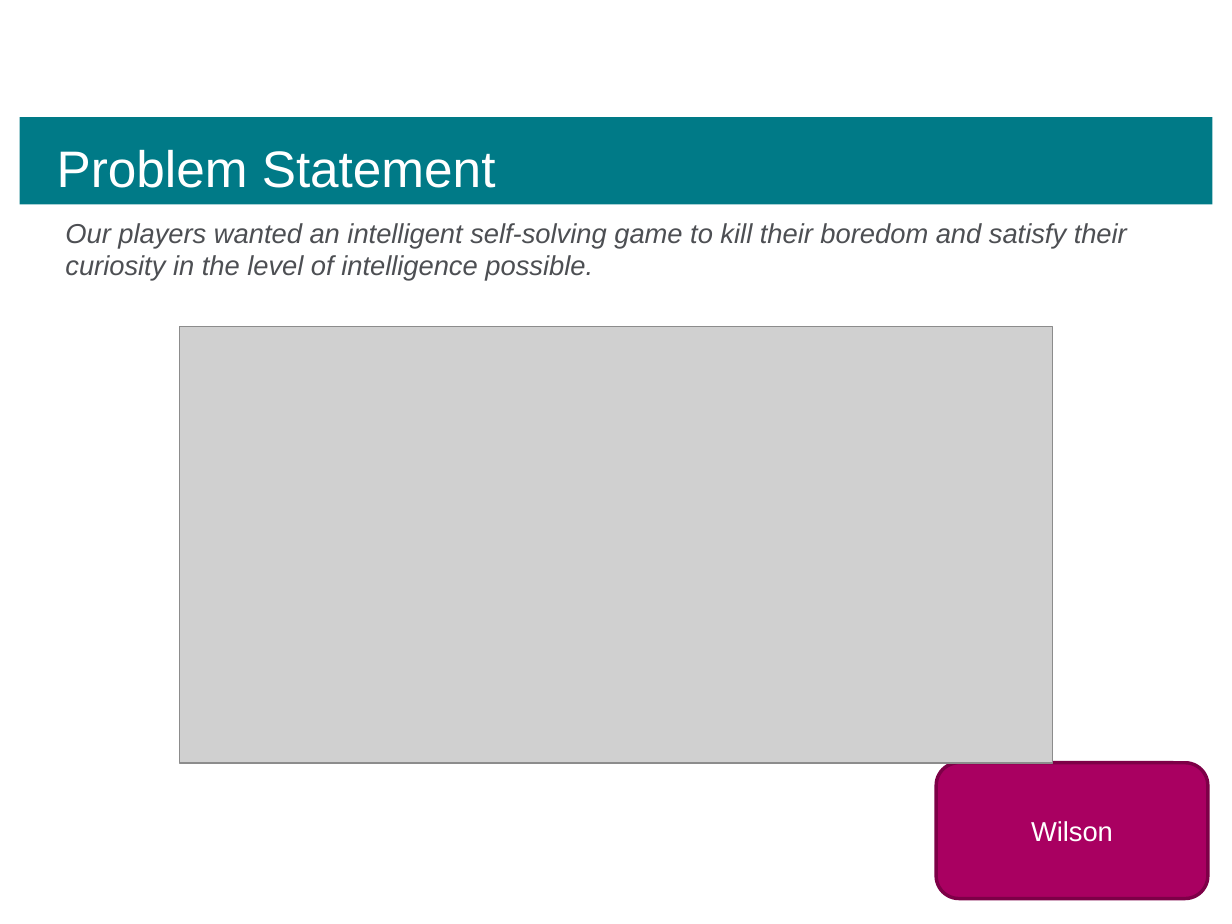
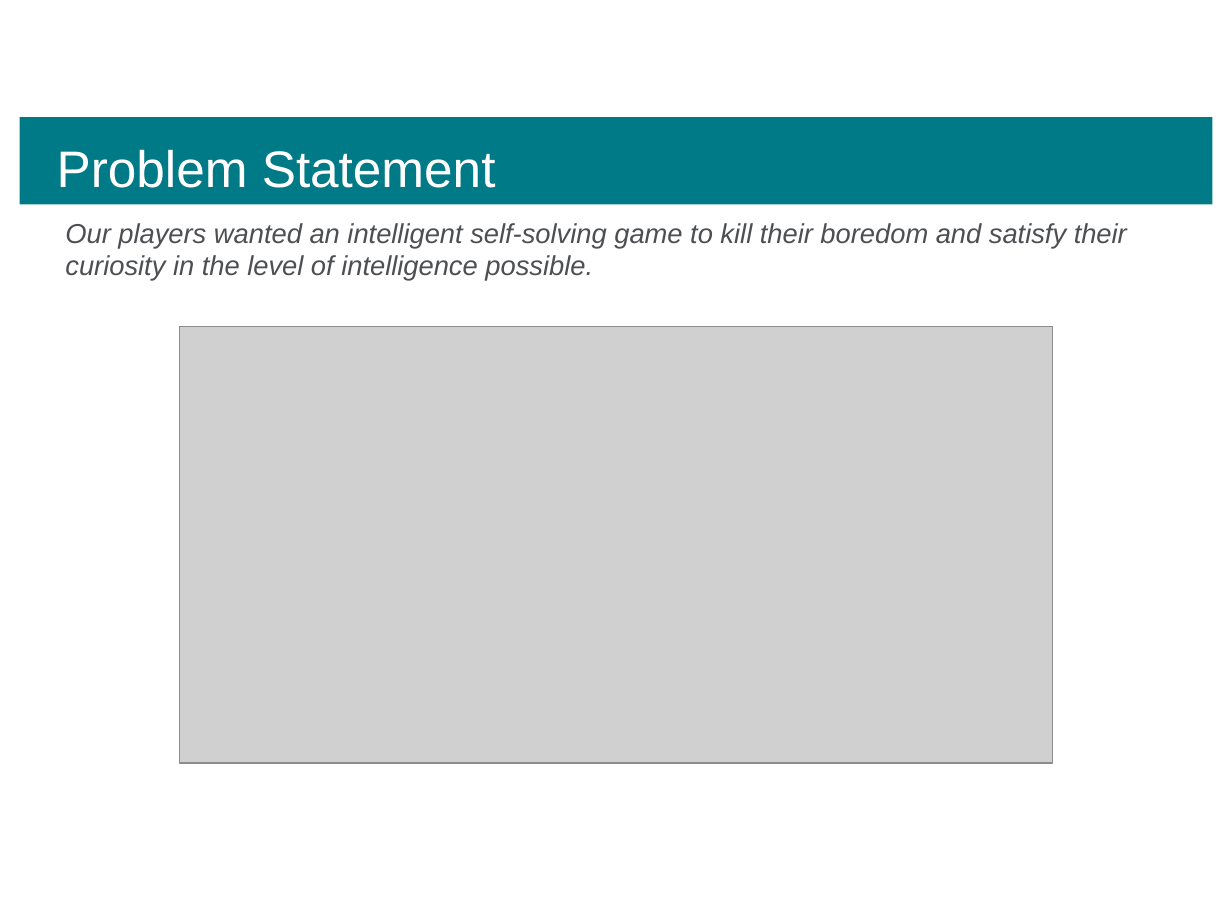
Before and after one commit to nPwi/UpdatedCE291, a slide deck: slide 4 of Presentation Deck/CE291 Final Product Presentation.pptx. Drawn at 1232x924 pixels with LibreOffice and Linux fonts; fonts in the diff are those of the drawing; grey boxes stand for pictures; background and template pictures are left out. Boxes give left, top, right and bottom in pixels: in the first picture for what was removed or moved away, otherwise in the second. Text is boxed around its words. In the diff, an @@ line names an element or a change of style, - is before the commit and + after.

```diff
--- a/Presentation Deck/CE291 Final Product Presentation.pptx
+++ b/Presentation Deck/CE291 Final Product Presentation.pptx
@@ rounded rectangle removed at [936, 763, 1207, 898] @@
-Wilson
```
Also in this commit, not shown: 9 other slides changed, 7 other files.
